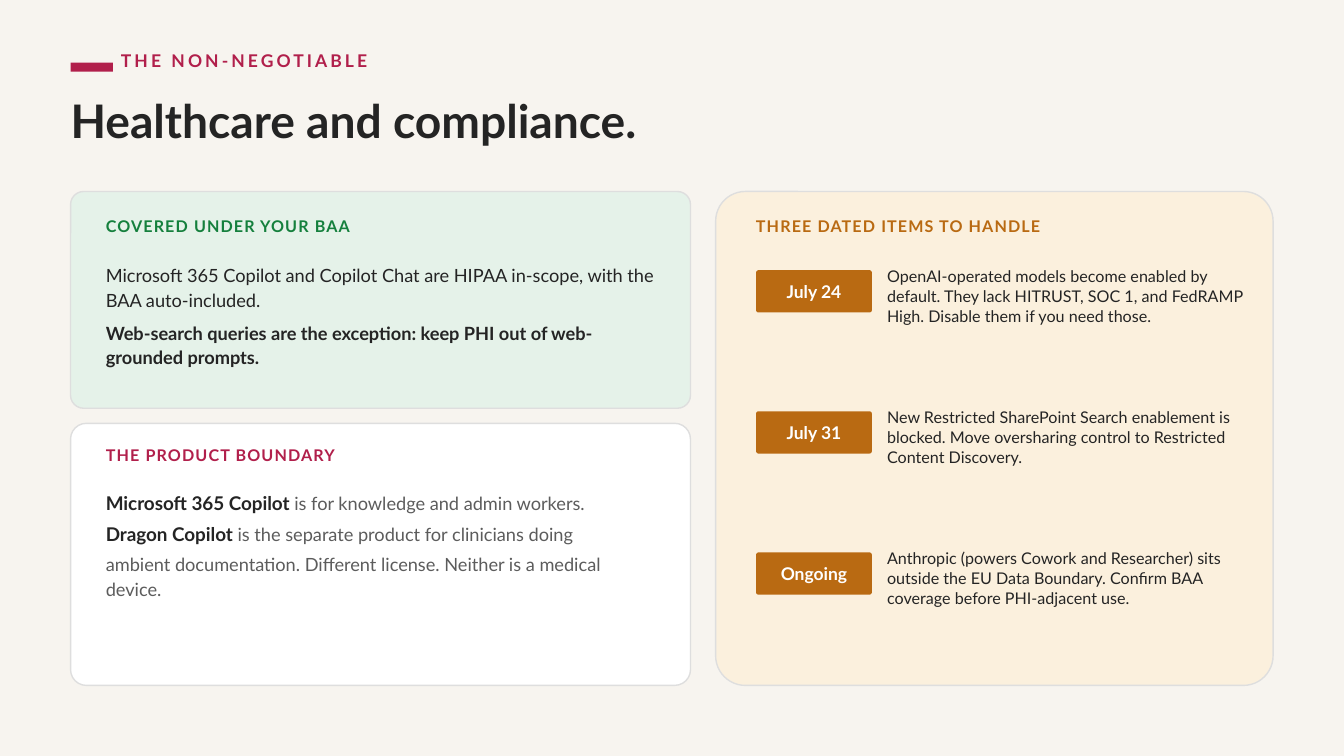
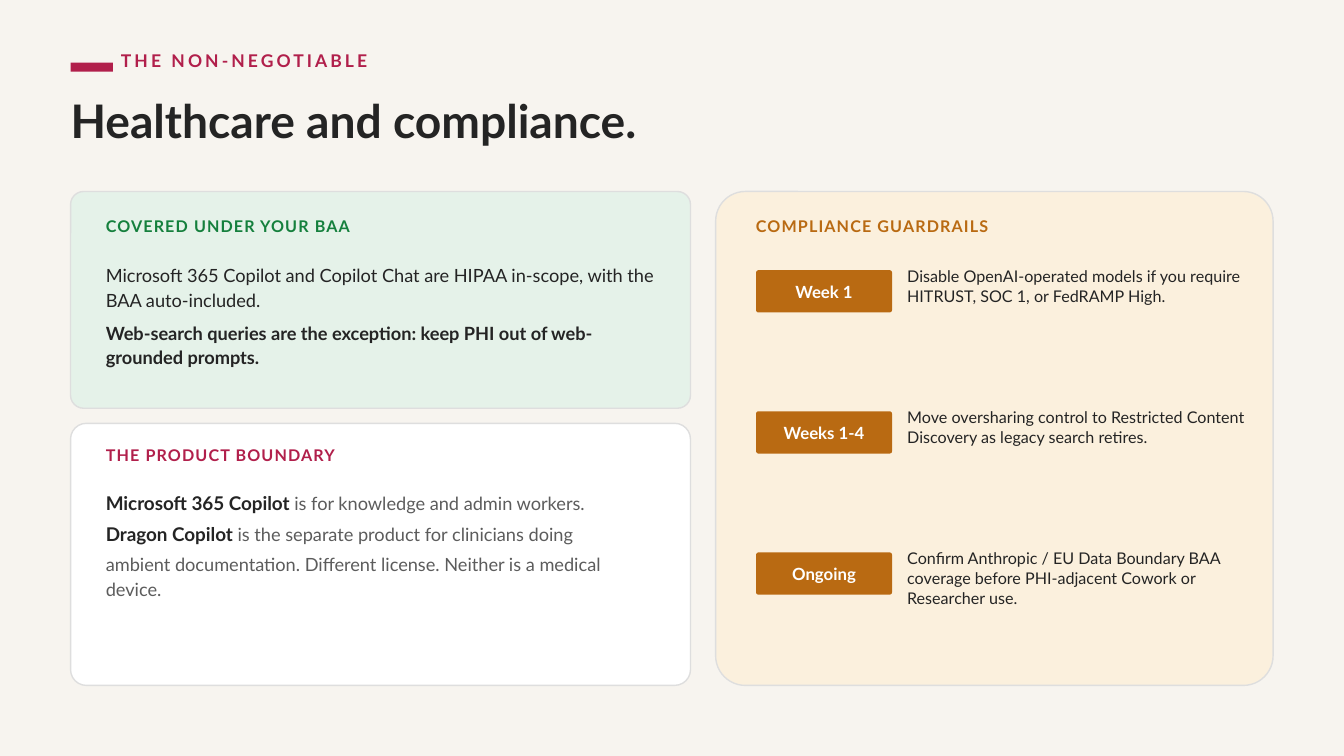
Before and after one commit to heyitsgoad/copilot-playground, a slide deck: slide 8 of education playground/assets/copilot licensing and deployment/Copilot-Licensing-Exec-Deck.pptx. Drawn at 1344x756 pixels with LibreOffice and Linux fonts; fonts in the diff are those of the drawing. Boxes give left, top, right and bottom in pixels: in the first picture for what was removed or moved away, otherwise in the second. Text is boxed around its words. In the diff, an @@ line names an element or a change of style, - is before the commit and + after.

```diff
--- a/education playground/assets/copilot licensing and deployment/Copilot-Licensing-Exec-Deck.pptx
+++ b/education playground/assets/copilot licensing and deployment/Copilot-Licensing-Exec-Deck.pptx
@@ text at <box>756,220,988,232</box>: text changed @@
-THREE DATED ITEMS TO HANDLE
+COMPLIANCE GUARDRAILS
@@ rounded rectangle: place and size @@
-rounded rectangle at <box>756,270,872,313</box>
+rounded rectangle at <box>756,270,892,313</box>
@@ text at <box>795,285,853,298</box>: text changed; size 12.5 to 12 pt @@
-July 24
+Week 1
@@ text at <box>907,270,1240,305</box>: text changed @@
-OpenAI-operated models become enabled by default. They lack HITRUST, SOC 1, and FedRAMP High. Disable them if you need those.
+Disable OpenAI-operated models if you require HITRUST, SOC 1, or FedRAMP High.
@@ rounded rectangle: place and size @@
-rounded rectangle at <box>756,411,872,454</box>
+rounded rectangle at <box>756,411,892,454</box>
@@ text at <box>907,411,1245,446</box>: text changed @@
-New Restricted SharePoint Search enablement is blocked. Move oversharing control to Restricted Content Discovery.
+Move oversharing control to Restricted Content Discovery as legacy search retires.
@@ text at <box>784,426,865,439</box>: text changed; size 12.5 to 12 pt @@
-July 31
+Weeks 1-4
@@ text "Ongoing" at <box>792,567,856,583</box>: size 12.5 to 12 pt @@
@@ rounded rectangle: place and size @@
-rounded rectangle at <box>756,553,872,595</box>
+rounded rectangle at <box>756,553,892,595</box>
@@ text at <box>907,552,1221,604</box>: text changed @@
-Anthropic (powers Cowork and Researcher) sits outside the EU Data Boundary. Confirm BAA coverage before PHI-adjacent use.
+Confirm Anthropic / EU Data Boundary BAA coverage before PHI-adjacent Cowork or Researcher use.
```
Also in this commit, not shown: 7 other slides changed, 2 other files.
